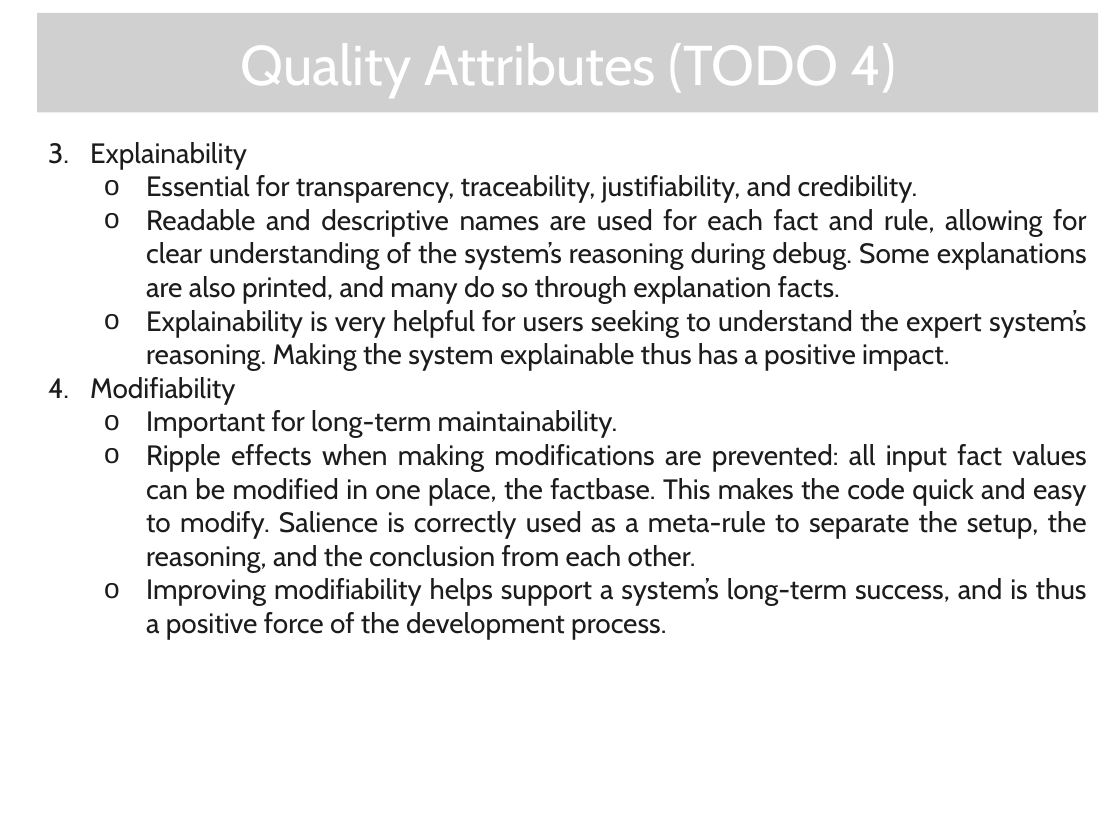
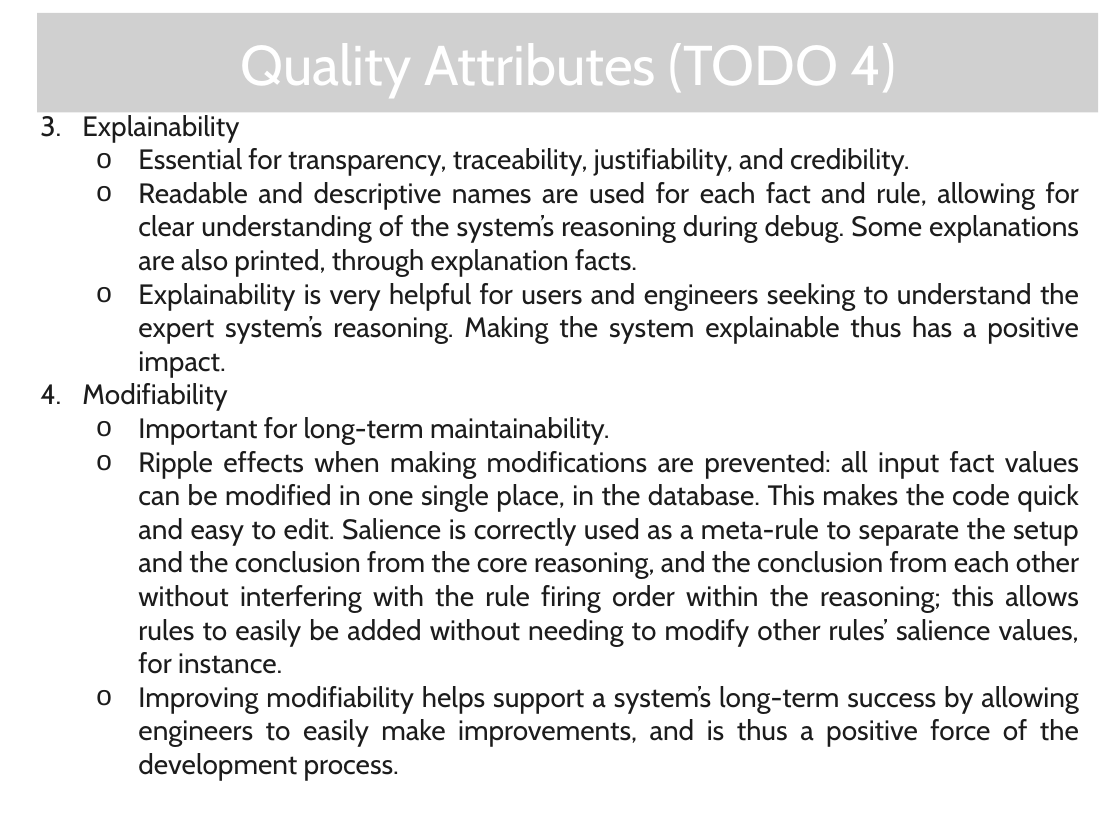
Before and after one commit to Mikachupichu/central-banking-expert-system, a slide deck: slide 9 of A-D2.pptx. Drawn at 1120x840 pixels with LibreOffice and Linux fonts; fonts in the diff are those of the drawing; grey boxes stand for pictures; background and template pictures are left out. Boxes give left, top, right and bottom in pixels: in the first picture for what was removed or moved away, otherwise in the second. Text is boxed around its words. In the diff, an @@ line names an element or a change of style, - is before the commit and + after.

```diff
--- a/A-D2.pptx
+++ b/A-D2.pptx
@@ text "Ç": place and size @@
-text "Ç" at bbox=[90, 142, 1087, 639]
+text "Ç" at bbox=[82, 115, 1079, 780]
@@ text at bbox=[138, 182, 1079, 377]: text changed @@
-  o Readable and descriptive names are used for each fact and rule, allowing for clear understanding of the system’s reasoning during debug. Some explanations are also printed, and many do so through explanation facts.
-  o Explainability is very helpful for users seeking to understand the expert system’s reasoning. Making the system explainable thus has a positive impact.
+  o Readable and descriptive names are used for each fact and rule, allowing for clear understanding of the system’s reasoning during debug. Some explanations are also printed, through explanation facts.
+  o Explainability is very helpful for users and engineers seeking to understand the expert system’s reasoning. Making the system explainable thus has a positive impact.
@@ text at bbox=[138, 451, 1079, 780]: text changed @@
-  o Ripple effects when making modifications are prevented: all input fact values can be modified in one place, the factbase. This makes the code quick and easy to modify. Salience is correctly used as a meta-rule to separate the setup, the reasoning, and the conclusion from each other.
-  o Improving modifiability helps support a system’s long-term success, and is thus a positive force of the development process.
+  o Ripple effects when making modifications are prevented: all input fact values can be modified in one single place, in the database. This makes the code quick and easy to edit. Salience is correctly used as a meta-rule to separate the setup and the conclusion from the core reasoning, and the conclusion from each other without interfering with the rule firing order within the reasoning; this allows rules to easily be added without needing to modify other rules’ salience values, for instance.
+  o Improving modifiability helps support a system’s long-term success by allowing engineers to easily make improvements, and is thus a positive force of the development process.
```
Also in this commit, not shown: 3 other slides changed.
